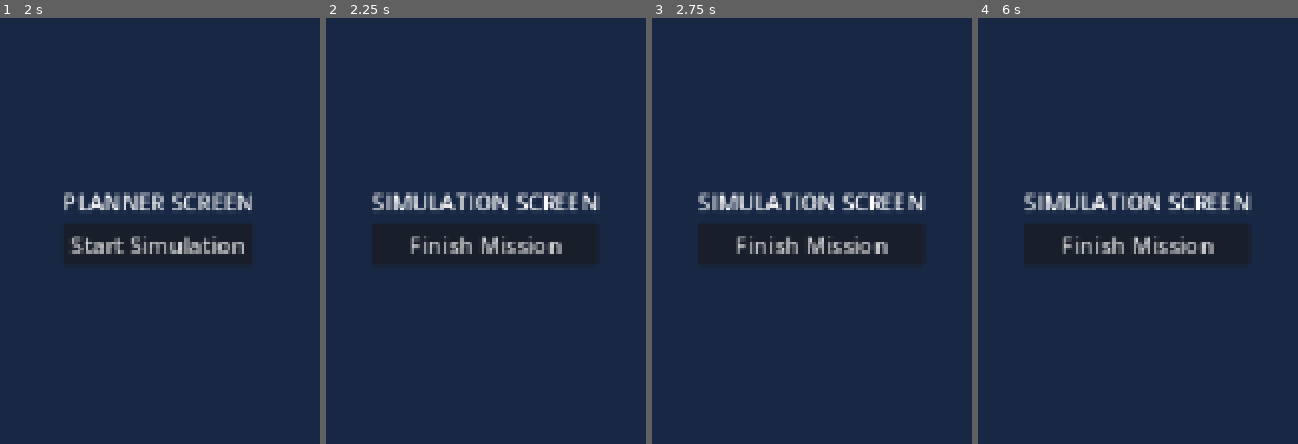
Above: before the commit, frames 1-4 (left to right).
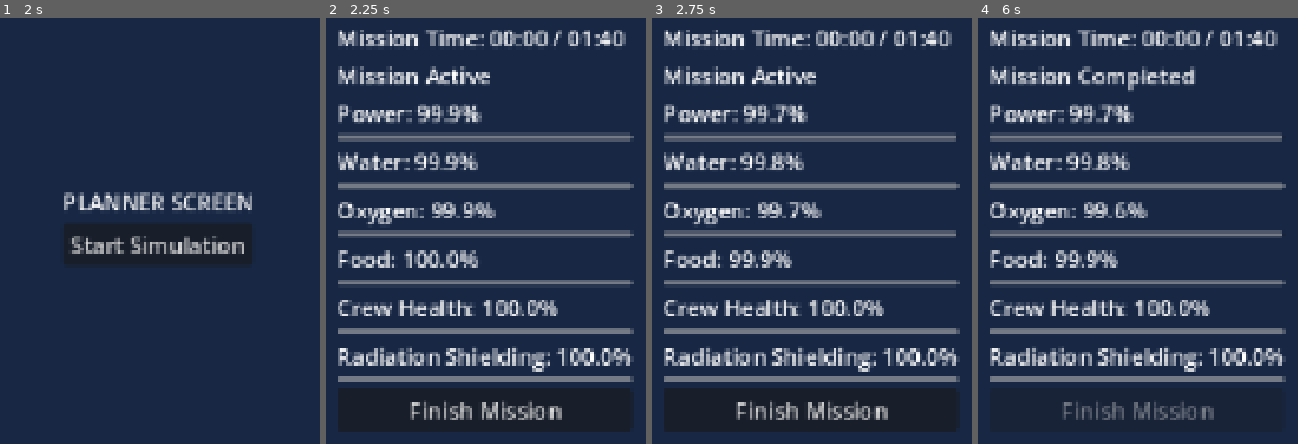
Above: after the commit, the same moments.

Repository: arefinraihanomi/martianbound
Game: Godot game, scene res://scenes/ui/HomeScreen.tscn
Two runs of this game, one before a commit and one after it. Both use one fixed random seed, a clock stepped at 60 frames per second and the inputs below.
Inputs:
- Up to frame 1 (2 s): click "Go to Briefing" at 0.5 s; click "Go to Briefing" at 1.25 s
- Up to frame 2 (2.25 s): click "Start Simulation" at 2 s
- Up to frame 3 (2.75 s): no input
- Up to frame 4 (6 s): click "Finish Mission" at 2.75 s; click "Replay" (after the commit: "Go to Briefing") at 3.5 s; click "Go to Briefing" at 4.25 s; click "Go to Planner" (after the commit: "Go to Briefing") at 5 s; click "Start Simulation" (after the commit: "Go to Briefing") at 5.75 s

Frame 1 is identical in both runs. In frame 2, 36% of the frame differs, in the area x 3-97%, y 2-98%; in frame 3, 36%; in frame 4, 28%.

Commit message:
feat: adding prototype

Diff:
--- /dev/null
+++ b/scenes/ui/EventScreen.tscn
@@ -0,0 +1,55 @@
+[gd_scene format=3 uid="uid://lrbc8kpfog1v"]
+
+[ext_resource type="Script" uid="uid://dnxs4x16e7kl5" path="res://scenes/ui/event_screen.gd" id="1_7rbp2"]
+
+[node name="EventScreen" type="Control" unique_id=1675636901]
+layout_mode = 3
+anchors_preset = 15
+anchor_right = 1.0
+anchor_bottom = 1.0
+grow_horizontal = 2
+grow_vertical = 2
+script = ExtResource("1_7rbp2")
+
+[node name="ColorRect" type="ColorRect" parent="." unique_id=553092836]
+layout_mode = 1
+anchors_preset = 15
+anchor_right = 1.0
+anchor_bottom = 1.0
+grow_horizontal = 2
+grow_vertical = 2
+color = Color(0.09019608, 0.15294118, 0.26666668, 1)
+
+[node name="VBoxContainer" type="VBoxContainer" parent="ColorRect" unique_id=487438596]
+layout_mode = 1
+anchors_preset = 8
+anchor_left = 0.5
+anchor_top = 0.5
+anchor_right = 0.5
+anchor_bottom = 0.5
+offset_left = -185.0
+offset_top = -69.5
+offset_right = 185.0
+offset_bottom = 69.5
+grow_horizontal = 2
+grow_vertical = 2
+
+[node name="EventTitleLabel" type="Label" parent="ColorRect/VBoxContainer" unique_id=2054359563]
+layout_mode = 2
+text = "Solar Storm"
+
+[node name="EventDescriptionLabel" type="Label" parent="ColorRect/VBoxContainer" unique_id=896342836]
+layout_mode = 2
+text = "A strong solar storm affects the habitat"
+
+[node name="DecisionTitleLabel" type="Label" parent="ColorRect/VBoxContainer" unique_id=945851398]
+layout_mode = 2
+text = "Rainforce Shielding"
+
+[node name="DecisionDescriptionLabel" type="Label" parent="ColorRect/VBoxContainer" unique_id=83520888]
+layout_mode = 2
+text = "Spend budget to strenghen radiation protection"
+
+[node name="DecisionButton" type="Button" parent="ColorRect/VBoxContainer" unique_id=1081528779]
+layout_mode = 2
+text = "Rainforce Shielding"
--- a/scenes/ui/SimulationScreen.tscn
+++ b/scenes/ui/SimulationScreen.tscn
@@ -34,12 +34,66 @@
 grow_horizontal = 2
 grow_vertical = 2
 
-[node name="Label" type="Label" parent="VBoxContainer" unique_id=1245338795]
+[node name="MissionTimeLabel" type="Label" parent="VBoxContainer" unique_id=1245338795]
 layout_mode = 2
 text = "SIMULATION SCREEN"
 
-[node name="Button" type="Button" parent="VBoxContainer" unique_id=475834374]
+[node name="MissionStatusLabel" type="Label" parent="VBoxContainer" unique_id=1947467763]
+layout_mode = 2
+size_flags_horizontal = 0
+text = "Mission Active"
+
+[node name="PowerLabel" type="Label" parent="VBoxContainer" unique_id=7674509]
+layout_mode = 2
+
+[node name="PowerBar" type="ProgressBar" parent="VBoxContainer" unique_id=1656816394]
+layout_mode = 2
+value = 100.0
+show_percentage = false
+
+[node name="WaterLabel" type="Label" parent="VBoxContainer" unique_id=1075097095]
+layout_mode = 2
+
+[node name="WaterBar" type="ProgressBar" parent="VBoxContainer" unique_id=875155474]
+layout_mode = 2
+value = 100.0
+show_percentage = false
+
+[node name="OxygenLabel" type="Label" parent="VBoxContainer" unique_id=1224930776]
+layout_mode = 2
+
+[node name="OxygenBar" type="ProgressBar" parent="VBoxContainer" unique_id=1943011103]
+layout_mode = 2
+value = 100.0
+show_percentage = false
+
+[node name="FoodLabel" type="Label" parent="VBoxContainer" unique_id=310922441]
+layout_mode = 2
+
+[node name="FoodBar" type="ProgressBar" parent="VBoxContainer" unique_id=1060490762]
+layout_mode = 2
+value = 100.0
+show_percentage = false
+
+[node name="CrewHealthLabel" type="Label" parent="VBoxContainer" unique_id=1415180265]
+layout_mode = 2
+
+[node name="CrewHealthBar" type="ProgressBar" parent="VBoxContainer" unique_id=50966858]
+layout_mode = 2
+value = 100.0
+show_percentage = false
+
+[node name="ShieldingLabel" type="Label" parent="VBoxContainer" unique_id=1966613835]
+layout_mode = 2
+
+[node name="ShieldingBar" type="ProgressBar" parent="VBoxContainer" unique_id=1488074001]
+layout_mode = 2
+value = 100.0
+show_percentage = false
+
+[node name="FinishMissionButton" type="Button" parent="VBoxContainer" unique_id=475834374]
 layout_mode = 2
 text = "Finish Mission"
 
-[connection signal="pressed" from="VBoxContainer/Button" to="." method="_on_button_pressed"]
+[connection signal="pressed" from="VBoxContainer/FinishMissionButton" to="." method="_on_button_pressed"]
+[connection signal="pressed" from="VBoxContainer/FinishMissionButton" to="." method="_on_finish_pressed"]
--- /dev/null
+++ b/scenes/ui/event_screen.gd
@@ -0,0 +1,52 @@
+extends Control
+
+
+@onready var event_title_label: Label = $ColorRect/VBoxContainer/EventTitleLabel
+@onready var event_description_label: Label = $ColorRect/VBoxContainer/EventDescriptionLabel
+
+@onready var decision_title_label: Label = $ColorRect/VBoxContainer/DecisionTitleLabel
+@onready var decision_description_label: Label = $ColorRect/VBoxContainer/DecisionDescriptionLabel
+
+@onready var decision_button: Button = $ColorRect/VBoxContainer/DecisionButton
+
+
+func _ready() -> void:
+	decision_button.pressed.connect(_on_decision_pressed)
+	update_event_ui()
+
+
+func update_event_ui() -> void:
+	var event: EventData = MissionSession.active_event
+
+	if event == null:
+		return
+
+	event_title_label.text = event.event_name
+	event_description_label.text = event.description
+
+	if event.decisions.is_empty():
+		decision_button.disabled = true
+		return
+
+	var decision: DecisionData = event.decisions[0]
+
+	decision_title_label.text = decision.decision_name
+	decision_description_label.text = decision.description
+	decision_button.text = decision.decision_name
+
+
+func _on_decision_pressed() -> void:
+	var event: EventData = MissionSession.active_event
+
+	if event == null:
+		return
+
+	if event.decisions.is_empty():
+		return
+
+	var decision: DecisionData = event.decisions[0]
+
+	var success: bool = MissionSession.choose_decision(decision)
+
+	print("Decision selected: ", decision.decision_name)
+	print("Decision applied: ", success)
--- a/scenes/ui/simulation_screen.gd
+++ b/scenes/ui/simulation_screen.gd
@@ -1,15 +1,105 @@
 extends Control
 
 
-# Called when the node enters the scene tree for the first time.
+@onready var power_label: Label = $VBoxContainer/PowerLabel
+@onready var power_bar: ProgressBar = $VBoxContainer/PowerBar
+
+@onready var water_label: Label = $VBoxContainer/WaterLabel
+@onready var water_bar: ProgressBar = $VBoxContainer/WaterBar
+
+@onready var oxygen_label: Label = $VBoxContainer/OxygenLabel
+@onready var oxygen_bar: ProgressBar = $VBoxContainer/OxygenBar
+
+@onready var food_label: Label = $VBoxContainer/FoodLabel
+@onready var food_bar: ProgressBar = $VBoxContainer/FoodBar
+
+@onready var crew_health_label: Label = $VBoxContainer/CrewHealthLabel
+@onready var crew_health_bar: ProgressBar = $VBoxContainer/CrewHealthBar
+
+@onready var shielding_label: Label = $VBoxContainer/ShieldingLabel
+@onready var shielding_bar: ProgressBar = $VBoxContainer/ShieldingBar
+
+@onready var mission_time_label: Label = $VBoxContainer/MissionTimeLabel
+
+@onready var finish_button: Button = $VBoxContainer/FinishMissionButton
+@onready var mission_status_label: Label = $VBoxContainer/MissionStatusLabel
+
+var event_screen_opened: bool = false
+
 func _ready() -> void:
-	pass # Replace with function body.
+	update_ui()
 
 
-# Called every frame. 'delta' is the elapsed time since the previous frame.
 func _process(delta: float) -> void:
-	pass
+	MissionSession.process_mission_tick(delta)
+	update_ui()
+
+	if MissionSession.active_event != null and not event_screen_opened:
+		event_screen_opened = true
+
+		NavigationCoordinator.change_screen(
+			"res://scenes/ui/EventScreen.tscn"
+		)
 
 
-func _on_button_pressed() -> void:
-	NavigationCoordinator.change_screen("res://scenes/ui/ReportScreen.tscn") # Replace with function body.
+func update_ui() -> void:
+	if MissionSession.current_mission == null:
+		return
+
+	var mission := MissionSession.current_mission
+
+	var current_time: int = int(mission.mission_time)
+	var minutes: int = current_time / 60
+	var seconds: int = current_time % 60
+
+	var total_time: int = int(mission.mission_duration)
+
+	var total_minutes: int = total_time / 60
+	var total_seconds: int = total_time % 60
+
+	mission_time_label.text = "Mission Time: %02d:%02d / %02d:%02d" % [
+		minutes,
+		seconds,
+		total_minutes,
+		total_seconds
+	]
+
+	power_bar.value = mission.power
+	power_label.text = "Power: %.1f%%" % mission.power
+
+	water_bar.value = mission.water
+	water_label.text = "Water: %.1f%%" % mission.water
+
+	oxygen_bar.value = mission.oxygen
+	oxygen_label.text = "Oxygen: %.1f%%" % mission.oxygen
+
+	food_bar.value = mission.food
+	food_label.text = "Food: %.1f%%" % mission.food
+
+	crew_health_bar.value = mission.crew_health
+	crew_health_label.text = "Crew Health: %.1f%%" % mission.crew_health
+
+	shielding_bar.value = mission.radiation_shielding
+	shielding_label.text = "Radiation Shielding: %.1f%%" % mission.radiation_shielding
+
+	if mission.mission_completed:
+		mission_status_label.text = "Mission Completed"
+		finish_button.disabled = true
+	elif mission.mission_failed:
+		mission_status_label.text = "Mission Failed"
+		finish_button.disabled = true
+	else:
+		mission_status_label.text = "Mission Active"
+		finish_button.disabled = false
+
+
+func _on_finish_pressed() -> void:
+	if MissionSession.current_mission == null:
+		return
+
+	MissionSession.current_mission.complete_mission()
+
+	var final_score: float = MissionSession.finish_mission()
+
+	print("Mission finished.")
+	print("Final score: ", final_score)# Replace with function body.
Not shown, added: scenes/ui/event_screen.gd.uid
Not shown, added: prototype/game.js
Not shown, added: prototype/index.html
Not shown, added: prototype/style.css
